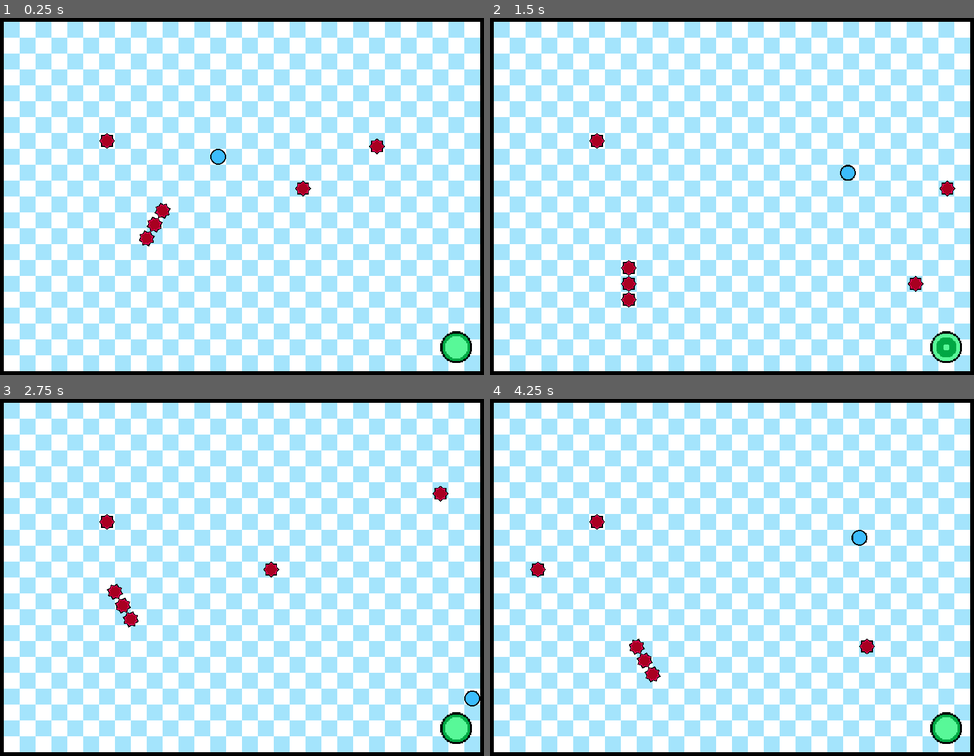
Above: before the commit, frames 1-4 (two rows, left to right).
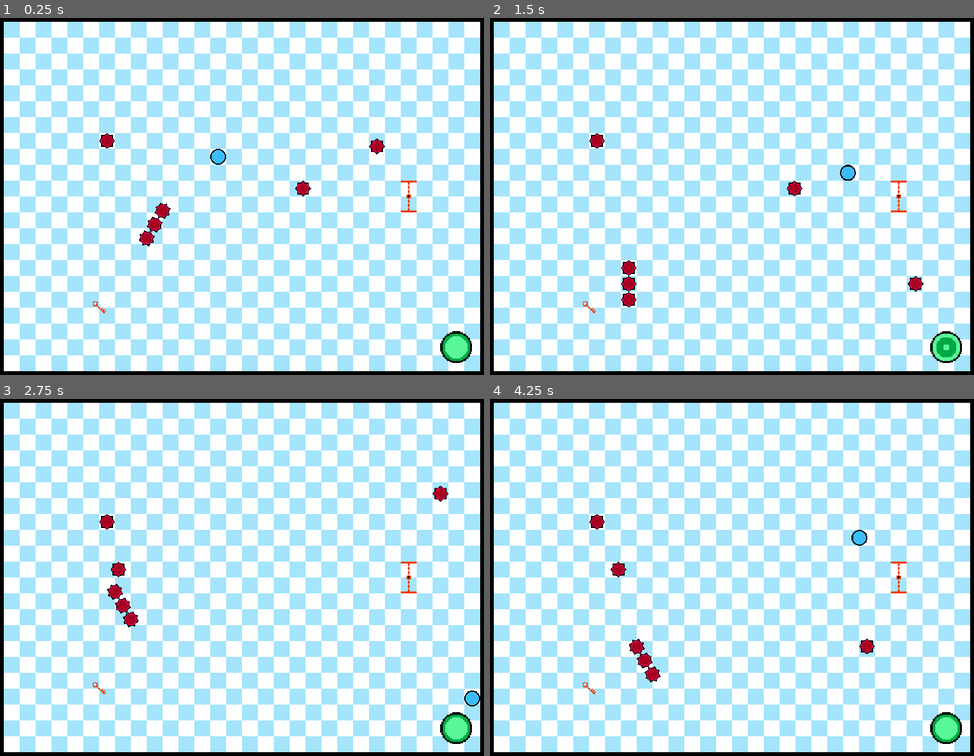
Above: after the commit, the same moments.

Repository: Aelern/godot-ball
Game: Godot game, scene res://stages/test_world.tscn
Two runs of this game, one before a commit and one after it. Both use one fixed random seed, a clock stepped at 60 frames per second and the inputs below.
Inputs:
- Up to frame 1 (0.25 s): no input
- Up to frame 2 (1.5 s): hold D (right) 0.53-1.28 s; hold S (down) from 1.28 s (still down)
- Up to frame 3 (2.75 s): release S (down) at 2.03 s; hold D (right) from 2.03 s (still down)
- Up to frame 4 (4.25 s): release D (right) at 2.78 s; hold W (up) 2.78-3.53 s; hold A (left) from 3.53 s (still down)

The runs differ from the first frame. In frame 1, less than 0.1% of the frame differs, in the area x 19-87%, y 45-83%; in frame 2, 0.3%; in frame 3, 0.3%; in frame 4, 0.3%, in the area x 8-87%, y 45-83%.

Commit message:
Added gate and key

Diff:
--- a/components/hitbox_component.gd
+++ b/components/hitbox_component.gd
@@ -4,7 +4,7 @@
 #Hitbox component does nothing without a child CollisionShape2D/CollisionPolygon2D
 #Hitbox collision property must be given the correct mask to function
 
-@export var damaging: bool = true	#If true this hitbox will attempt to destroy colliding hurtboxes
+@export var damaging: bool = false	#If true this hitbox will attempt to destroy colliding hurtboxes
 
 signal hit_hurtbox(hurtbox)		#Signal used to detect when hurtbox has been detected and we want to do something to it that is not damage
 
--- /dev/null
+++ b/objects/key.gd
@@ -0,0 +1,12 @@
+class_name Key
+extends Node2D
+
+@export var gate: KeyGate
+@onready var hitbox_component = $HitboxComponent
+
+func _ready():
+	hitbox_component.hit_hurtbox.connect(collected.unbind(1))
+
+func collected():
+	gate.queue_free()
+	self.queue_free()
--- /dev/null
+++ b/objects/key_gate.gd
@@ -0,0 +1,2 @@
+class_name KeyGate
+extends Node2D
--- /dev/null
+++ b/objects/red_key.tscn
@@ -0,0 +1,22 @@
+[gd_scene load_steps=5 format=3 uid="uid://b8dm72v47ln2u"]
+
+[ext_resource type="Script" path="res://objects/key.gd" id="1_8bwr2"]
+[ext_resource type="Texture2D" uid="uid://bwuo7ku6xdggo" path="res://assets/KeyRed.png" id="1_cbnrx"]
+[ext_resource type="Script" path="res://components/hitbox_component.gd" id="2_fhkb0"]
+
+[sub_resource type="CircleShape2D" id="CircleShape2D_167wg"]
+radius = 18.0
+
+[node name="RedKey" type="Node2D"]
+script = ExtResource("1_8bwr2")
+
+[node name="Sprite2D" type="Sprite2D" parent="."]
+texture = ExtResource("1_cbnrx")
+
+[node name="HitboxComponent" type="Area2D" parent="."]
+collision_layer = 0
+collision_mask = 2
+script = ExtResource("2_fhkb0")
+
+[node name="CollisionShape2D" type="CollisionShape2D" parent="HitboxComponent"]
+shape = SubResource("CircleShape2D_167wg")
--- /dev/null
+++ b/objects/red_key_gate.tscn
@@ -0,0 +1,24 @@
+[gd_scene load_steps=5 format=3 uid="uid://xoh8oaj6jwl1"]
+
+[ext_resource type="Texture2D" uid="uid://fnnj8bjyctv7" path="res://assets/GateBodyRed.png" id="1_oxcbh"]
+[ext_resource type="Script" path="res://objects/key_gate.gd" id="1_vvqta"]
+[ext_resource type="Texture2D" uid="uid://tkjewfiswcni" path="res://assets/GateKeyholeRed.png" id="2_olpnl"]
+
+[sub_resource type="RectangleShape2D" id="RectangleShape2D_vmgg4"]
+size = Vector2(18, 64)
+
+[node name="RedKeyGate" type="Node2D"]
+script = ExtResource("1_vvqta")
+
+[node name="RedGate" type="StaticBody2D" parent="."]
+collision_mask = 0
+
+[node name="GateSprite" type="Sprite2D" parent="RedGate"]
+texture = ExtResource("1_oxcbh")
+
+[node name="CollisionShape2D" type="CollisionShape2D" parent="RedGate"]
+shape = SubResource("RectangleShape2D_vmgg4")
+debug_color = Color(1, 1, 1, 0.0666667)
+
+[node name="KeyholeSprite" type="Sprite2D" parent="."]
+texture = ExtResource("2_olpnl")
--- a/obstacles/spike.tscn
+++ b/obstacles/spike.tscn
@@ -21,6 +21,7 @@
 collision_layer = 0
 collision_mask = 2
 script = ExtResource("2_4d0uu")
+damaging = true
 
 [node name="CollisionShape2D" type="CollisionShape2D" parent="HitboxComponent"]
 shape = SubResource("CircleShape2D_ngh2j")
--- a/obstacles/track.tscn
+++ b/obstacles/track.tscn
@@ -12,6 +12,8 @@
 curve = SubResource("Curve2D_at6ag")
 
 [node name="PathFollow2D" type="PathFollow2D" parent="."]
+position = Vector2(784, 208)
+rotation = 1.5708
 
 [node name="TrackSpike" parent="PathFollow2D" instance=ExtResource("1_4d3pq")]
 speed = 5.0
--- a/obstacles/track_spike.tscn
+++ b/obstacles/track_spike.tscn
@@ -5,4 +5,7 @@
 
 [node name="TrackSpike" instance=ExtResource("1_7qdti")]
 script = ExtResource("2_u6k2r")
-speed = Vector2(0, 0)
+speed = 5.0
+
+[node name="HitboxComponent" parent="." index="1"]
+damaging = true
--- a/stages/level_1.tscn
+++ b/stages/level_1.tscn
@@ -1,12 +1,14 @@
-[gd_scene load_steps=6 format=3 uid="uid://b6ahjckum522s"]
+[gd_scene load_steps=7 format=3 uid="uid://b6ahjckum522s"]
 
 [ext_resource type="PackedScene" uid="uid://c7xkwietyob3k" path="res://objects/ground_tile_map.tscn" id="1_cp0tf"]
+[ext_resource type="Script" path="res://stages/level.gd" id="1_crtbq"]
 [ext_resource type="PackedScene" uid="uid://dpauun2i4vpjj" path="res://objects/portal.tscn" id="2_hneeg"]
 [ext_resource type="PackedScene" uid="uid://dhu26ovqo2vsw" path="res://stages/level_2.tscn" id="3_cbwnt"]
 [ext_resource type="PackedScene" uid="uid://87sgwunspoac" path="res://player/player.tscn" id="3_f02ke"]
 [ext_resource type="PackedScene" uid="uid://23gs4vbtlnpj" path="res://objects/wall_tile_map.tscn" id="4_qmsf2"]
 
-[node name="LevelTemplate" type="Node2D"]
+[node name="Level1" type="Node2D"]
+script = ExtResource("1_crtbq")
 
 [node name="GroundTileMap" parent="." instance=ExtResource("1_cp0tf")]
 layer_0/tile_data = PackedInt32Array(0, 0, 0, 65536, 0, 0, 131072, 0, 0, 196608, 0, 0, 262144, 0, 0, 327680, 0, 0, 3932 …(2515 unchanged characters)…
--- a/stages/level_2.tscn
+++ b/stages/level_2.tscn
@@ -1,12 +1,14 @@
-[gd_scene load_steps=6 format=3 uid="uid://dhu26ovqo2vsw"]
+[gd_scene load_steps=7 format=3 uid="uid://dhu26ovqo2vsw"]
 
+[ext_resource type="Script" path="res://stages/level.gd" id="1_g7ojl"]
 [ext_resource type="PackedScene" uid="uid://c7xkwietyob3k" path="res://objects/ground_tile_map.tscn" id="1_n10to"]
 [ext_resource type="PackedScene" uid="uid://dpauun2i4vpjj" path="res://objects/portal.tscn" id="2_vgc8s"]
 [ext_resource type="PackedScene" uid="uid://cj00kyspwebpe" path="res://obstacles/spike.tscn" id="3_1gya4"]
 [ext_resource type="PackedScene" uid="uid://87sgwunspoac" path="res://player/player.tscn" id="3_orlaj"]
 [ext_resource type="PackedScene" uid="uid://23gs4vbtlnpj" path="res://objects/wall_tile_map.tscn" id="4_yvt4k"]
 
-[node name="LevelTemplate" type="Node2D"]
+[node name="Level2" type="Node2D"]
+script = ExtResource("1_g7ojl")
 
 [node name="GroundTileMap" parent="." instance=ExtResource("1_n10to")]
 layer_0/tile_data = PackedInt32Array(0, 0, 0, 65536, 0, 0, 131072, 0, 0, 196608, 0, 0, 262144, 0, 0, 327680, 0, 0, 3932 …(2515 unchanged characters)…
--- a/stages/level_template.tscn
+++ b/stages/level_template.tscn
@@ -1,11 +1,13 @@
-[gd_scene load_steps=5 format=3 uid="uid://d2vxpfhindfej"]
+[gd_scene load_steps=6 format=3 uid="uid://d2vxpfhindfej"]
 
 [ext_resource type="PackedScene" uid="uid://c7xkwietyob3k" path="res://objects/ground_tile_map.tscn" id="1_25vd0"]
+[ext_resource type="Script" path="res://stages/level.gd" id="1_e3uny"]
 [ext_resource type="PackedScene" uid="uid://dpauun2i4vpjj" path="res://objects/portal.tscn" id="2_qngrj"]
 [ext_resource type="PackedScene" uid="uid://87sgwunspoac" path="res://player/player.tscn" id="3_o7icj"]
 [ext_resource type="PackedScene" uid="uid://23gs4vbtlnpj" path="res://objects/wall_tile_map.tscn" id="4_02vwm"]
 
 [node name="LevelTemplate" type="Node2D"]
+script = ExtResource("1_e3uny")
 
 [node name="GroundTileMap" parent="." instance=ExtResource("1_25vd0")]
 layer_0/tile_data = PackedInt32Array(0, 0, 0, 65536, 0, 0, 131072, 0, 0, 196608, 0, 0, 262144, 0, 0, 327680, 0, 0, 3932 …(2515 unchanged characters)…
--- a/stages/test_world.tscn
+++ b/stages/test_world.tscn
@@ -8,7 +8,9 @@
 [ext_resource type="PackedScene" uid="uid://wbppobph7c7b" path="res://obstacles/bouncing_spike.tscn" id="4_3lw1i"]
 [ext_resource type="PackedScene" uid="uid://23gs4vbtlnpj" path="res://objects/wall_tile_map.tscn" id="5_5aqha"]
 [ext_resource type="PackedScene" uid="uid://pbrrsbnfdwwk" path="res://obstacles/spike_spinner.tscn" id="6_vny70"]
+[ext_resource type="PackedScene" uid="uid://b8dm72v47ln2u" path="res://objects/red_key.tscn" id="9_283or"]
 [ext_resource type="PackedScene" uid="uid://d3b7gb0fjofma" path="res://obstacles/track.tscn" id="9_e7mly"]
+[ext_resource type="PackedScene" uid="uid://xoh8oaj6jwl1" path="res://objects/red_key_gate.tscn" id="10_7o24o"]
 
 [node name="TestWorld" type="Node2D"]
 script = ExtResource("1_e0lnr")
@@ -45,10 +47,13 @@
 [node name="WallTileMap" parent="." instance=ExtResource("5_5aqha")]
 layer_0/tile_data = PackedInt32Array(0, 1, 0, 65536, 1, 0, 131072, 1, 0, 196608, 1, 0, 262144, 1, 0, 327680, 1, 0, 3932 …(1335 unchanged characters)…
 
+[node name="RedKey" parent="." node_paths=PackedStringArray("gate") instance=ExtResource("9_283or")]
+position = Vector2(224, 608)
+gate = NodePath("../RedKeyGate")
+
+[node name="RedKeyGate" parent="." instance=ExtResource("10_7o24o")]
+position = Vector2(848, 384)
+
 [node name="Path2D" parent="." instance=ExtResource("9_e7mly")]
 
-[node name="PathFollow2D" parent="Path2D" index="0"]
-position = Vector2(784, 208)
-rotation = 1.5708
-
 [editable path="Path2D"]
Binary file added: assets/GateBodyRed.png
Not shown, added: assets/GateBodyRed.png.import
Binary file added: assets/GateKeyholeRed.png
Not shown, added: assets/GateKeyholeRed.png.import
Binary file added: assets/KeyRed.png
Not shown, added: assets/KeyRed.png.import
Not shown: 1 places in stages/test_world.tscn that only renumber resources
Not shown, added: objects/redEC91.tmp
